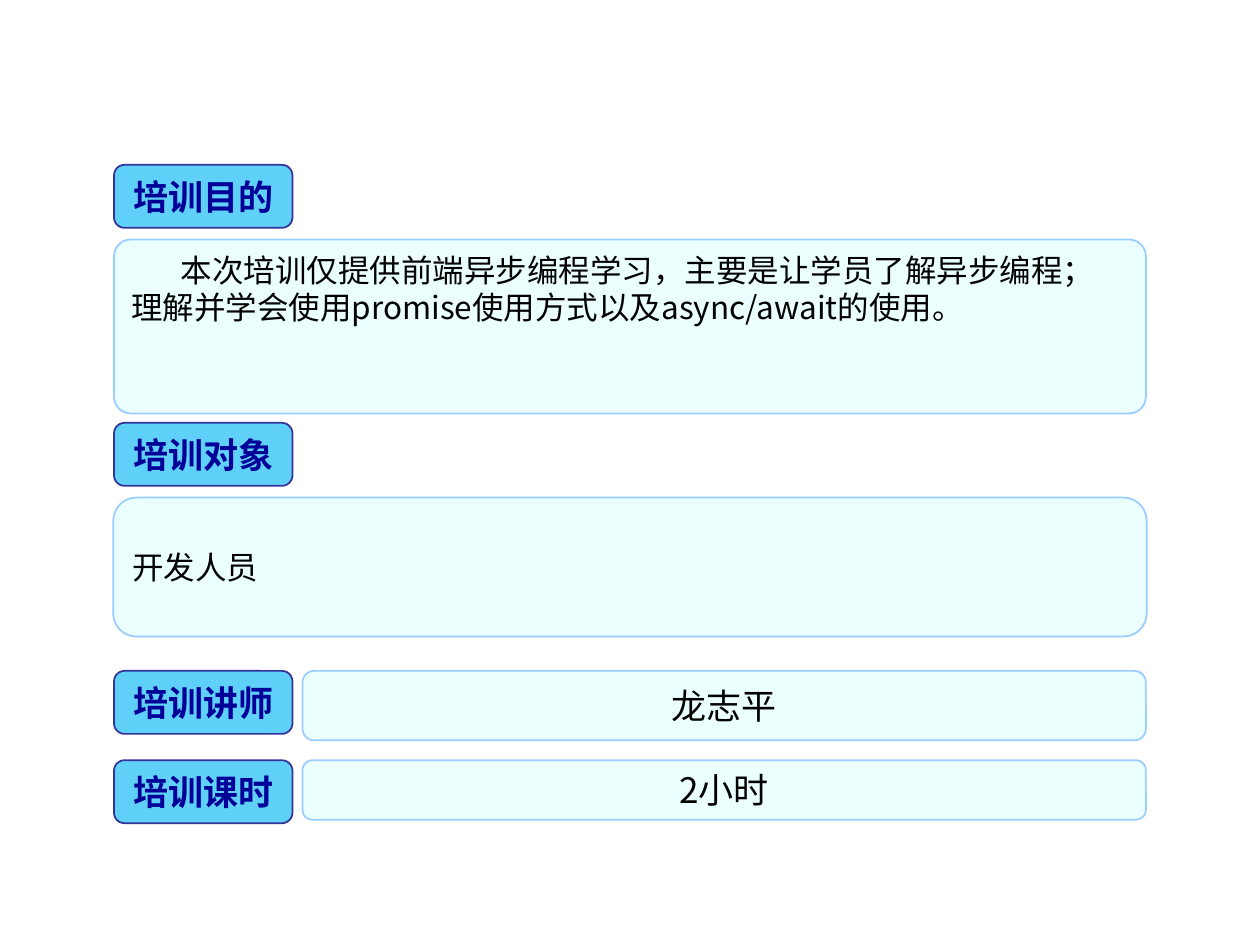
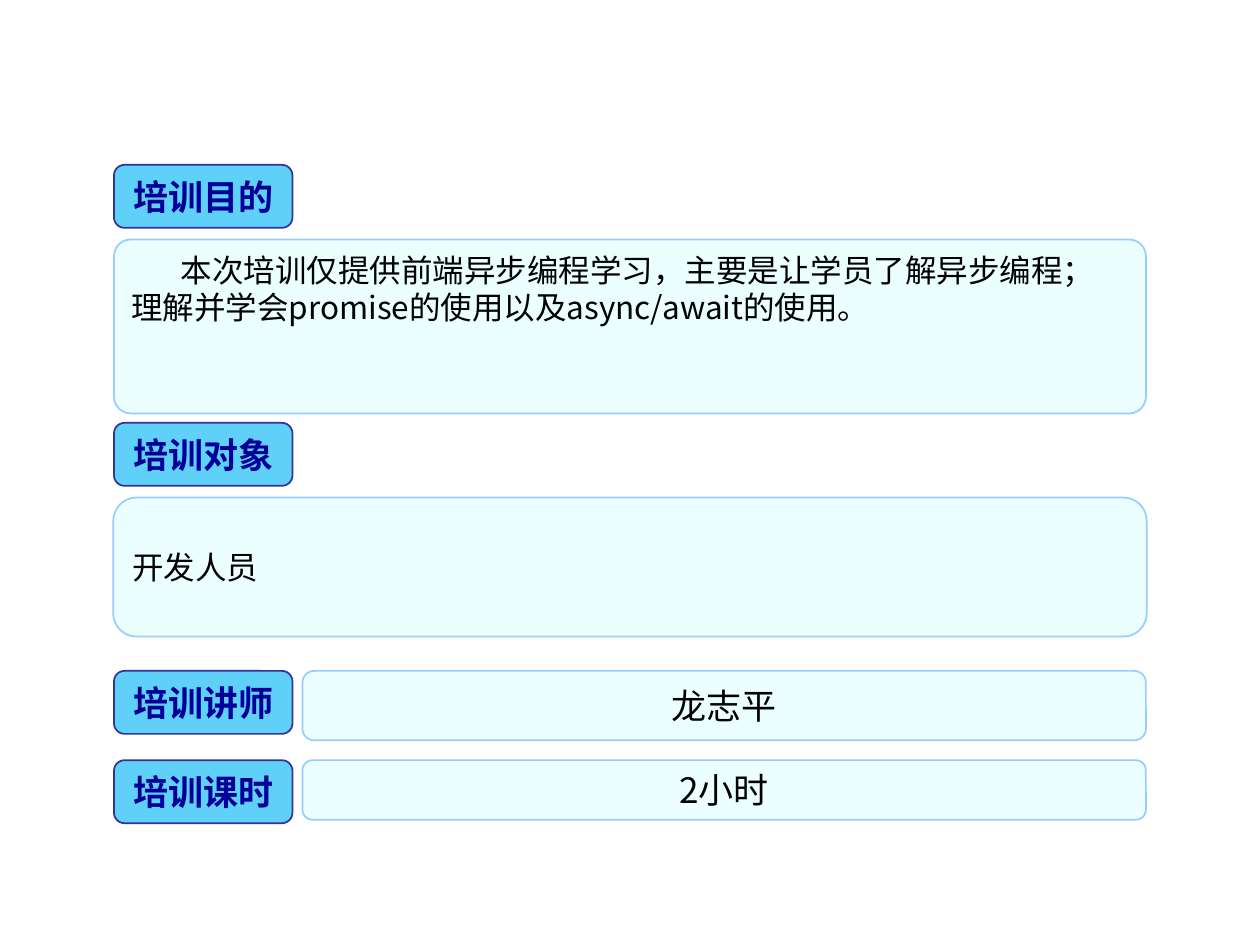
Before and after one commit to longamg/homework001, a slide deck: slide 2 of 0920-PPT/基于ES6的异步专题.pptx. Drawn at 1260x945 pixels with LibreOffice and Linux fonts; fonts in the diff are those of the drawing; background and template pictures are left out. Boxes give left, top, right and bottom in pixels: in the first picture for what was removed or moved away, otherwise in the second. Text is boxed around its words. In the diff, an @@ line names an element or a change of style, - is before the commit and + after.

```diff
--- a/0920-PPT/基于ES6的异步专题.pptx
+++ b/0920-PPT/基于ES6的异步专题.pptx
@@ text in rounded rectangle at box(131, 292, 869, 327): text changed @@
-理解并学会使用promise使用方式以及async/await的使用。
+理解并学会promise的使用以及async/await的使用。
```
Also in this commit, not shown: 11 other slides changed, 5 slides added, 1 slide removed, 10 other files.
